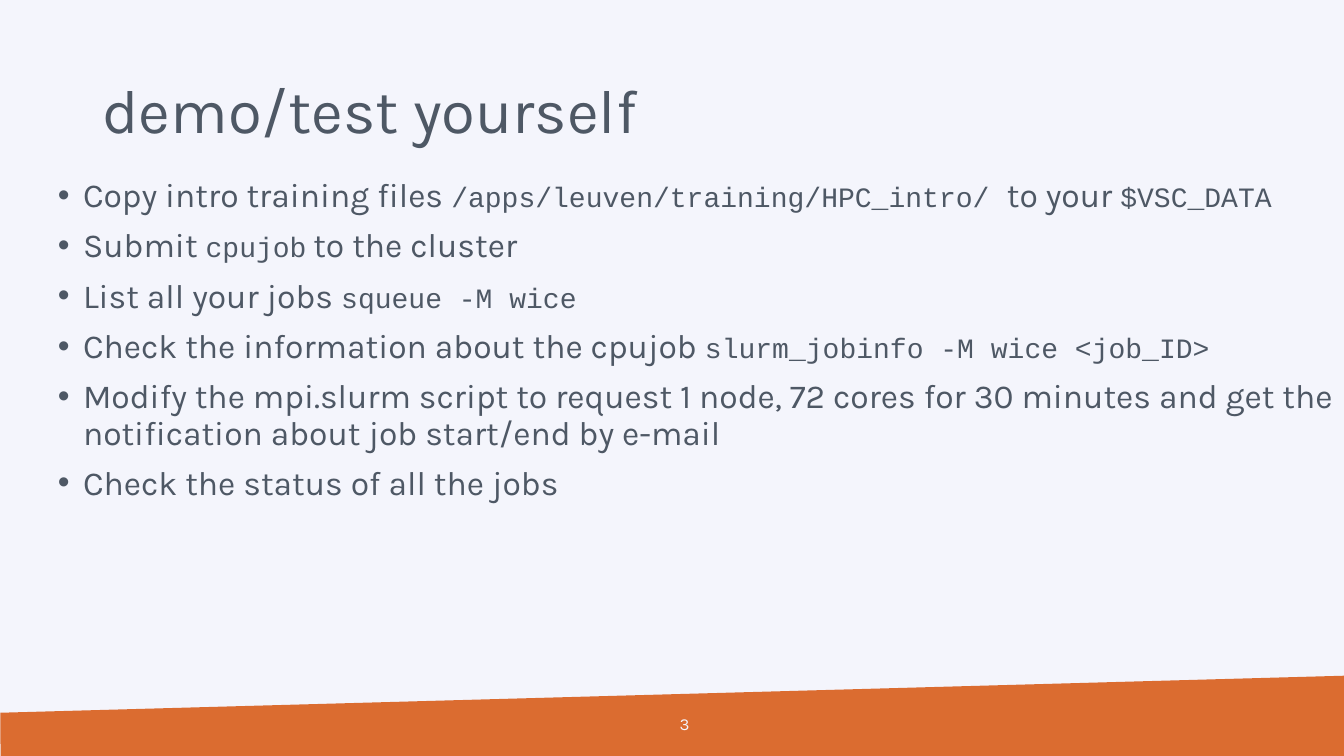
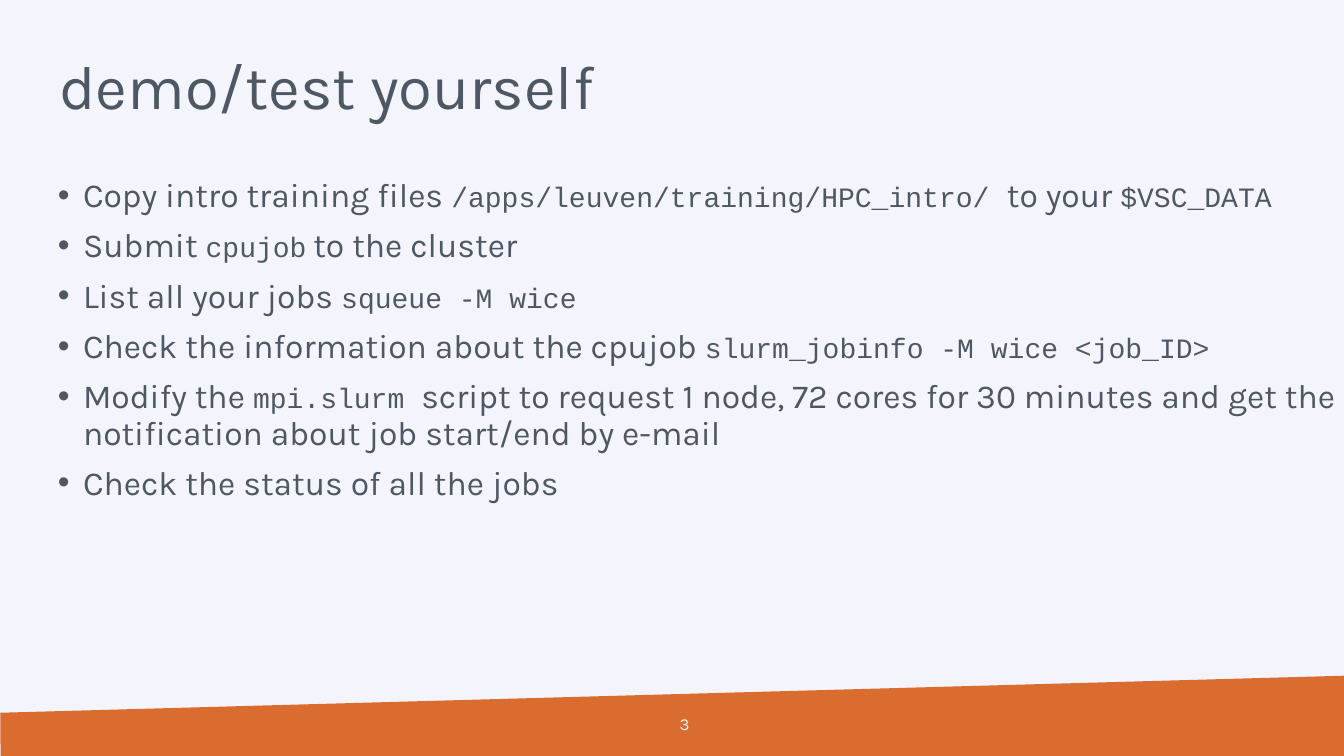
Before and after one commit to hpcleuven/HPC-intro, a slide deck: slide 3 of VSCintro-demo.pptx. Drawn at 1344x756 pixels with LibreOffice and Linux fonts; fonts in the diff are those of the drawing; background and template pictures are left out. Boxes give left, top, right and bottom in pixels: in the first picture for what was removed or moved away, otherwise in the second. Text is boxed around its words. In the diff, an @@ line names an element or a change of style, - is before the commit and + after.

Commit message:
updating demo slides to include OOD

```diff
--- a/VSCintro-demo.pptx
+++ b/VSCintro-demo.pptx
@@ title "demo/test yourself": place and size @@
-title "demo/test yourself" at [102, 88, 637, 148]
+title "demo/test yourself" at [59, 64, 594, 124]
@@ text at [83, 385, 1335, 453]: size 24 to 20 pt, font Karla to Courier New in "mpi.slurm" @@
```
Also in this commit, not shown: 5 other slides changed.
